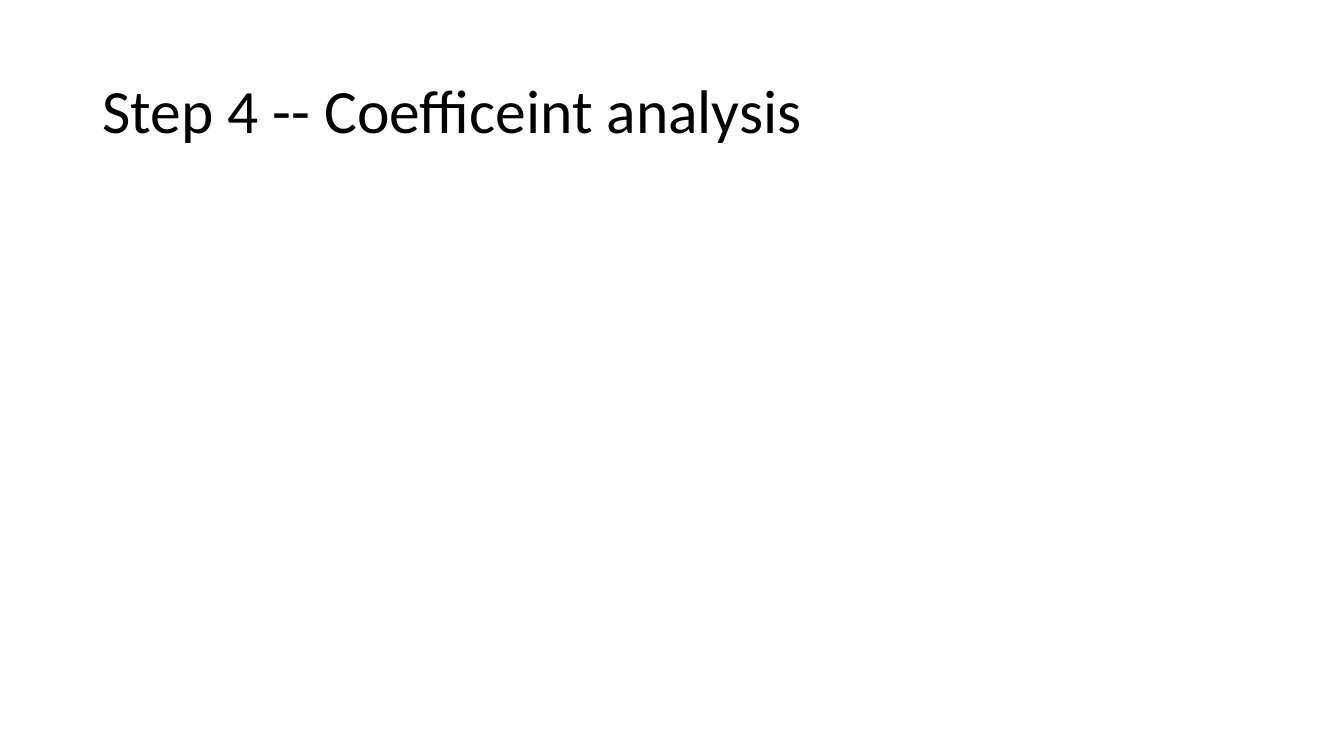
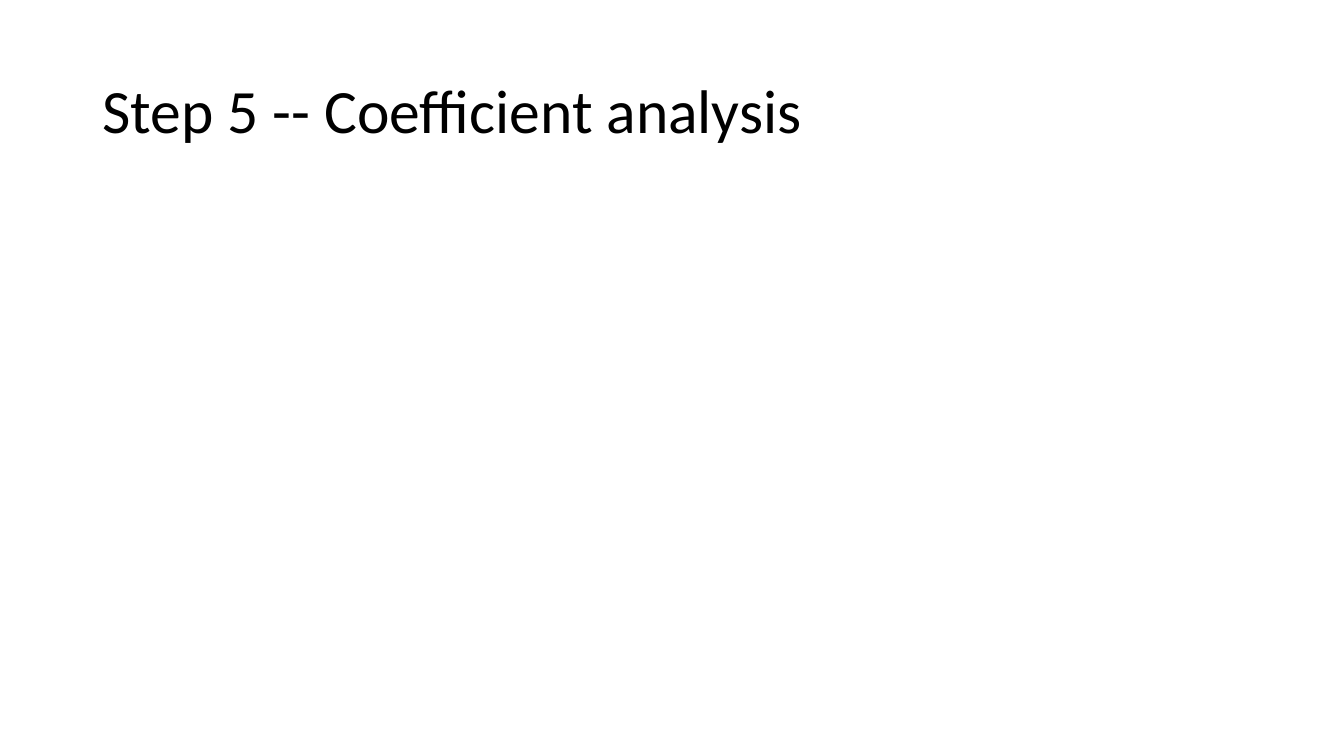
Before and after one commit to cuzno200161/CSR-software, a slide deck: slide 13 of CSR APP Instruction.pptx (slide 7 before the commit). Drawn at 1344x756 pixels with LibreOffice and Linux fonts; fonts in the diff are those of the drawing; grey boxes stand for pictures. Boxes give left, top, right and bottom in pixels: in the first picture for what was removed or moved away, otherwise in the second. Text is boxed around its words. In the diff, an @@ line names an element or a change of style, - is before the commit and + after.

```diff
--- a/CSR APP Instruction.pptx
+++ b/CSR APP Instruction.pptx
@@ title at [102,90,802,143]: text changed @@
-Step 4 -- Coefficeint analysis
+Step 5 -- Coefficient analysis
```
Also in this commit, not shown: 4 other slides changed, 7 slides added, 1 slide removed, 1 other file.
